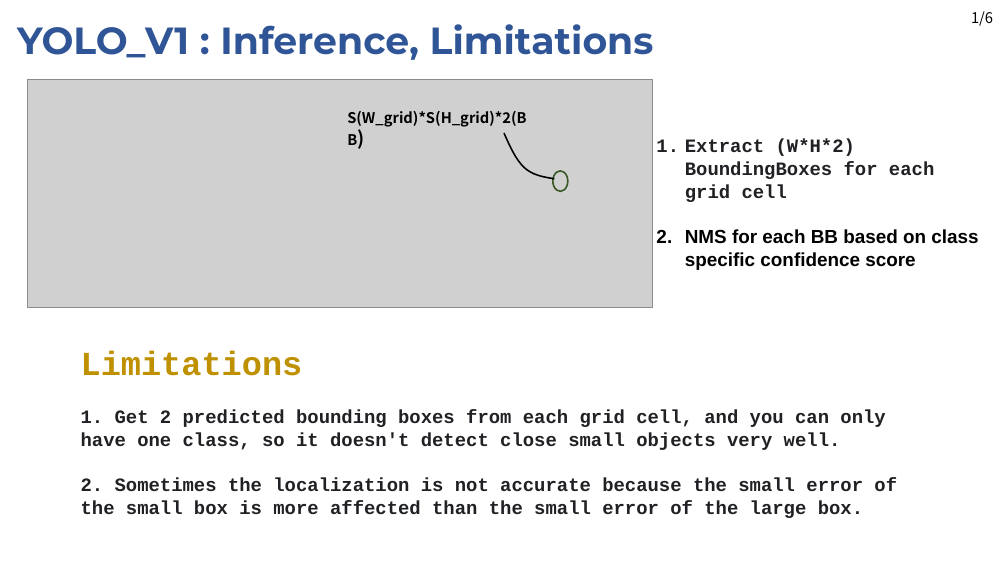
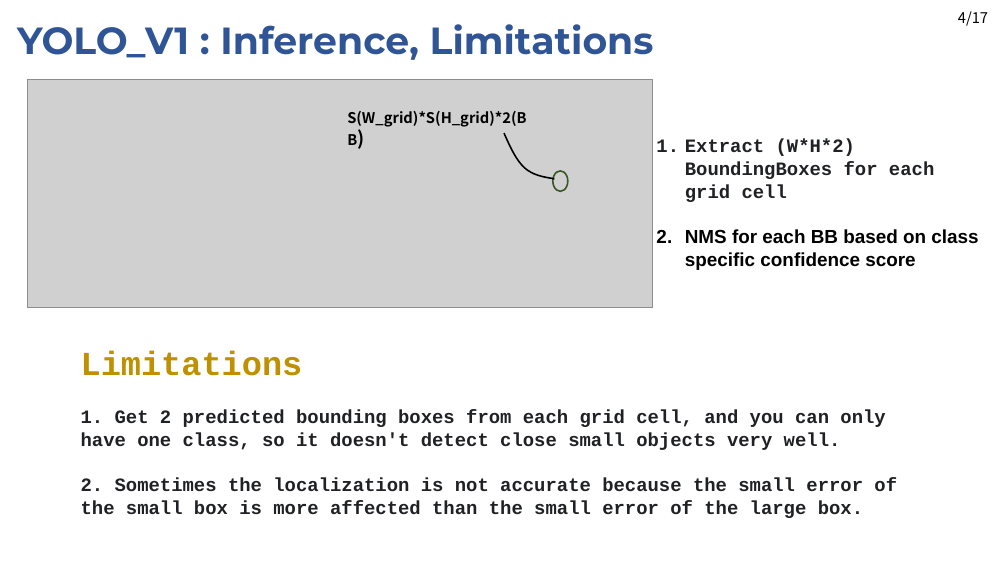
Before and after one commit to JaeHyung-Jung/Seminar_Deeplearning, a slide deck: slide 5 of 2nd_week/Seminar_2nd_week_1Stage.pptx. Drawn at 1008x567 pixels with LibreOffice and Linux fonts; fonts in the diff are those of the drawing; grey boxes stand for pictures. Boxes give left, top, right and bottom in pixels: in the first picture for what was removed or moved away, otherwise in the second. Text is boxed around its words. In the diff, an @@ line names an element or a change of style, - is before the commit and + after.

```diff
--- a/2nd_week/Seminar_2nd_week_1Stage.pptx
+++ b/2nd_week/Seminar_2nd_week_1Stage.pptx
@@ text added at bbox=[958, 11, 988, 26], 14 pt, text #000000 @@
+4/17
@@ text removed at bbox=[971, 11, 993, 26] @@
-1/6
```
Also in this commit, not shown: 12 other slides changed, 5 slides added, 2 slides removed.
